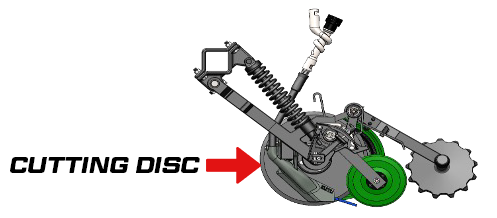
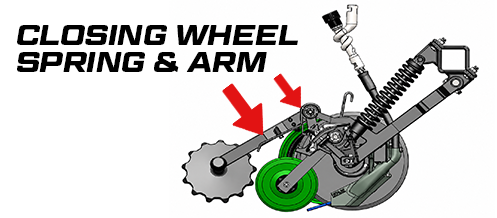
Layered file, before and after one edit (497x218). Changes by layer:
added layer "arrow_hires copy" above "arrow_hires" over box(273, 73, 302, 109)
moved "arrow_hires" above "Text", painted on it over box(206, 83, 264, 184)
hid "cutting disc" over box(10, 157, 200, 173)
renamed "closing pivot" to "closing WHEEL SPRING & ARM", showed it, painted on it over box(17, 25, 298, 72)
renamed "Layer 1" to "row unit better", showed it, painted on it over box(163, 4, 479, 213)
hid "row unit" over box(192, 8, 478, 208)
